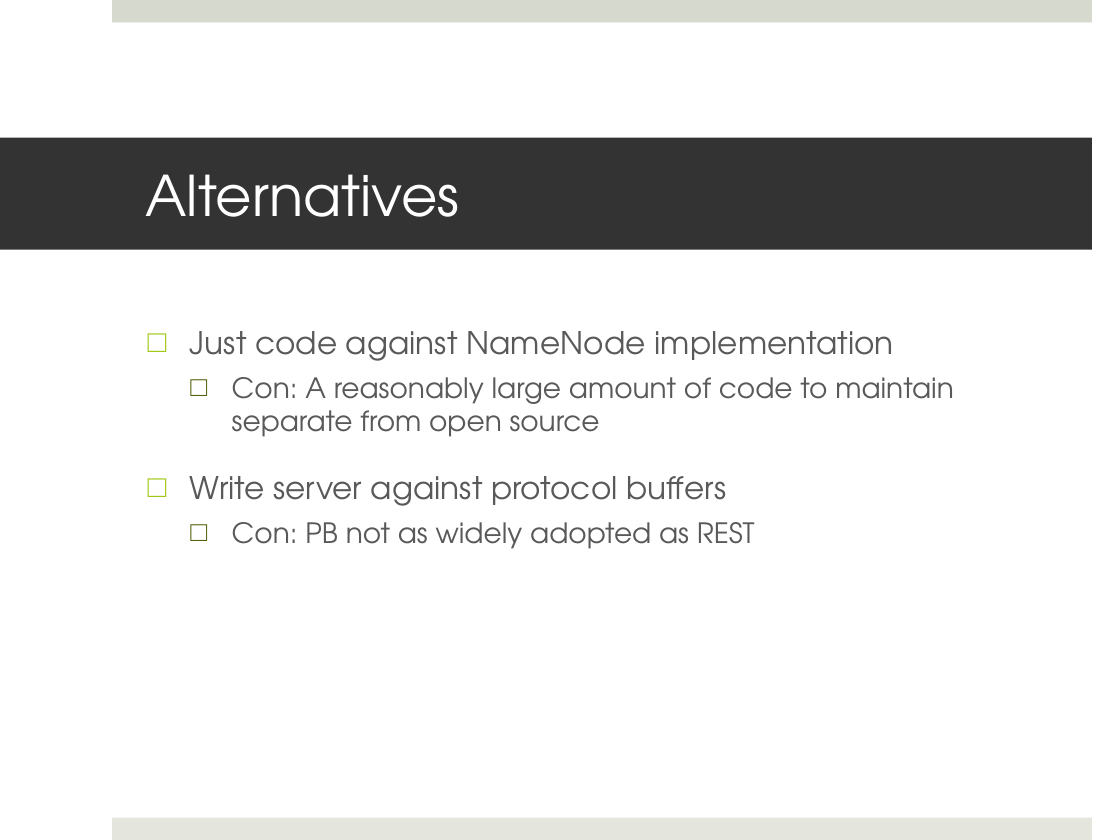
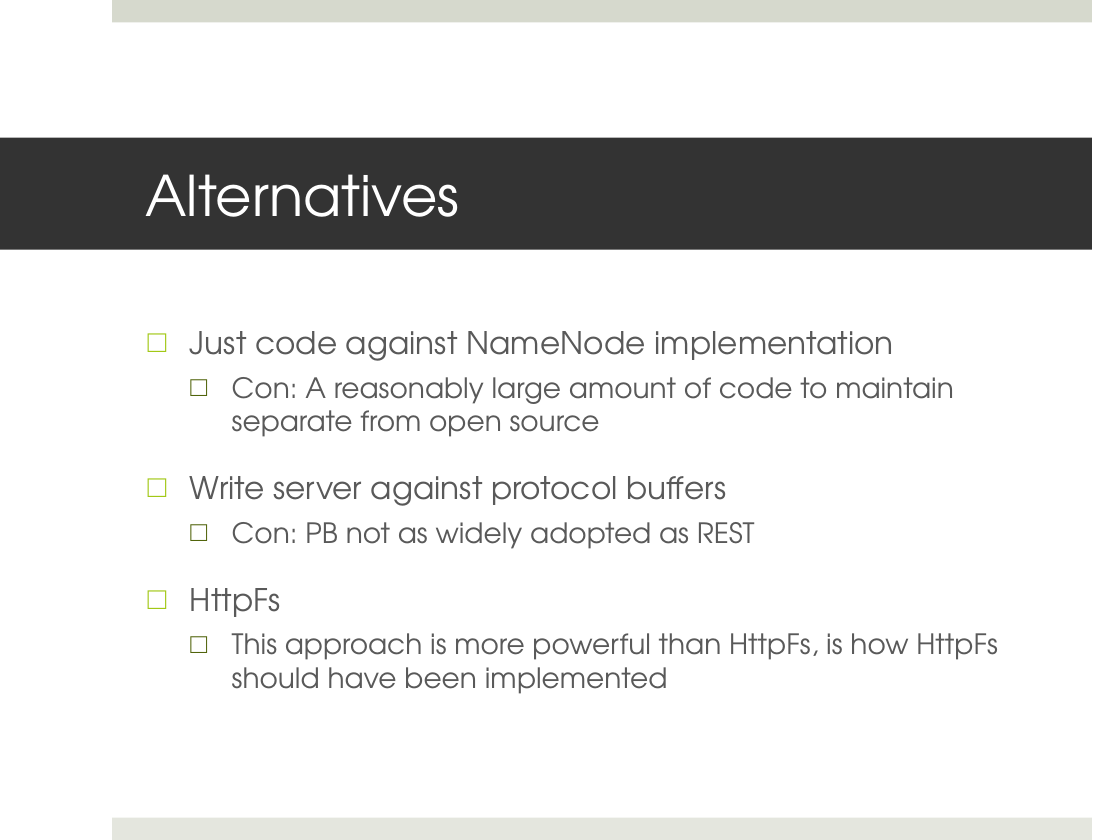
Before and after one commit to lekhat/Test, a slide deck: slide 12 of webrestproposal.pptx (slide 11 before the commit). Drawn at 1120x840 pixels with LibreOffice and Linux fonts; fonts in the diff are those of the drawing. Boxes give left, top, right and bottom in pixels: in the first picture for what was removed or moved away, otherwise in the second. Text is boxed around its words. In the diff, an @@ line names an element or a change of style, - is before the commit and + after.

```diff
--- a/webrestproposal.pptx
+++ b/webrestproposal.pptx
@@ text at <box>190,588,998,694</box>: paragraphs added @@
+□ HttpFs
+  □ This approach is more powerful than HttpFs, is how HttpFs should have been implemented
```
Also in this commit, not shown: 1 other slide changed, 1 slide added.
